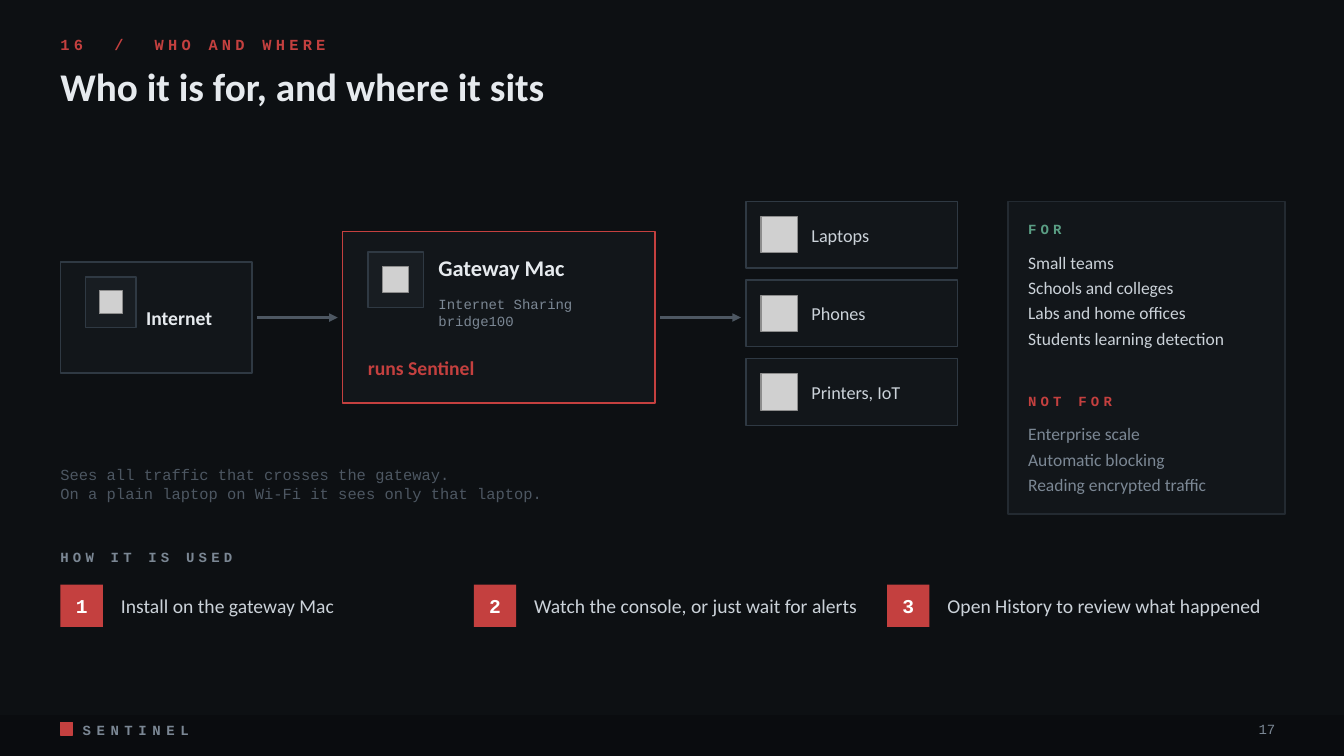
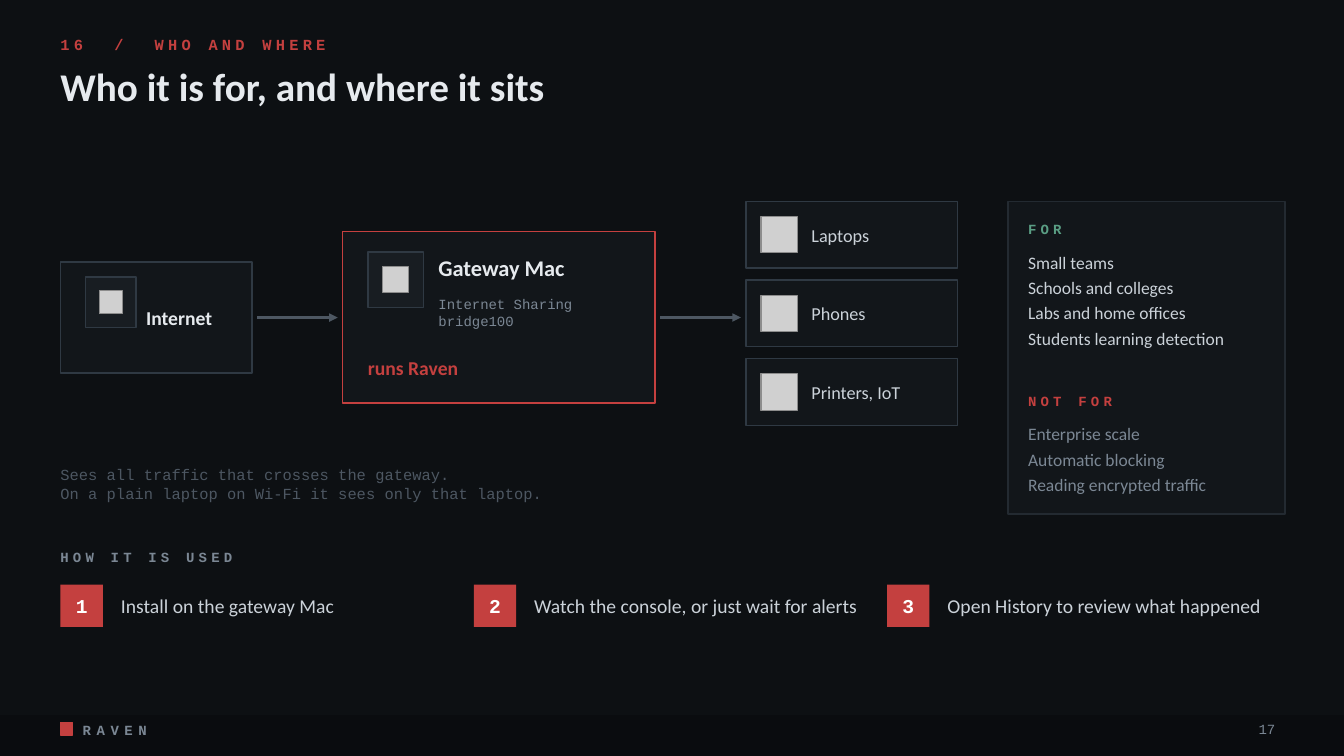
Before and after one commit to MRX-72/Hackt0b3r, a slide deck: slide 17 of docs/pitch/Raven_Pitch.pptx. Drawn at 1344x756 pixels with LibreOffice and Linux fonts; fonts in the diff are those of the drawing; grey boxes stand for pictures. Boxes give left, top, right and bottom in pixels: in the first picture for what was removed or moved away, otherwise in the second. Text is boxed around its words. In the diff, an @@ line names an element or a change of style, - is before the commit and + after.

Commit message:
Pitch deck: Raven branding, fresh console screenshots, updated test counts

```diff
--- a/docs/pitch/Raven_Pitch.pptx
+++ b/docs/pitch/Raven_Pitch.pptx
@@ text at (368,362,458,375): text changed @@
-runs Sentinel
+runs Raven
@@ text at (83,726,147,735): text changed @@
-SENTINEL
+RAVEN
```
Also in this commit, not shown: 18 other slides changed, 7 other files.
